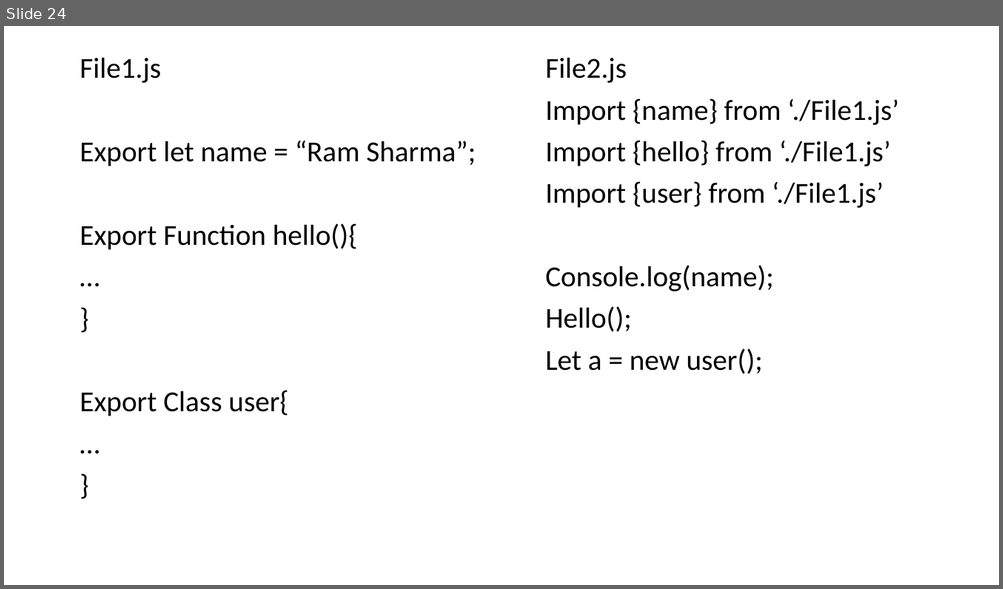
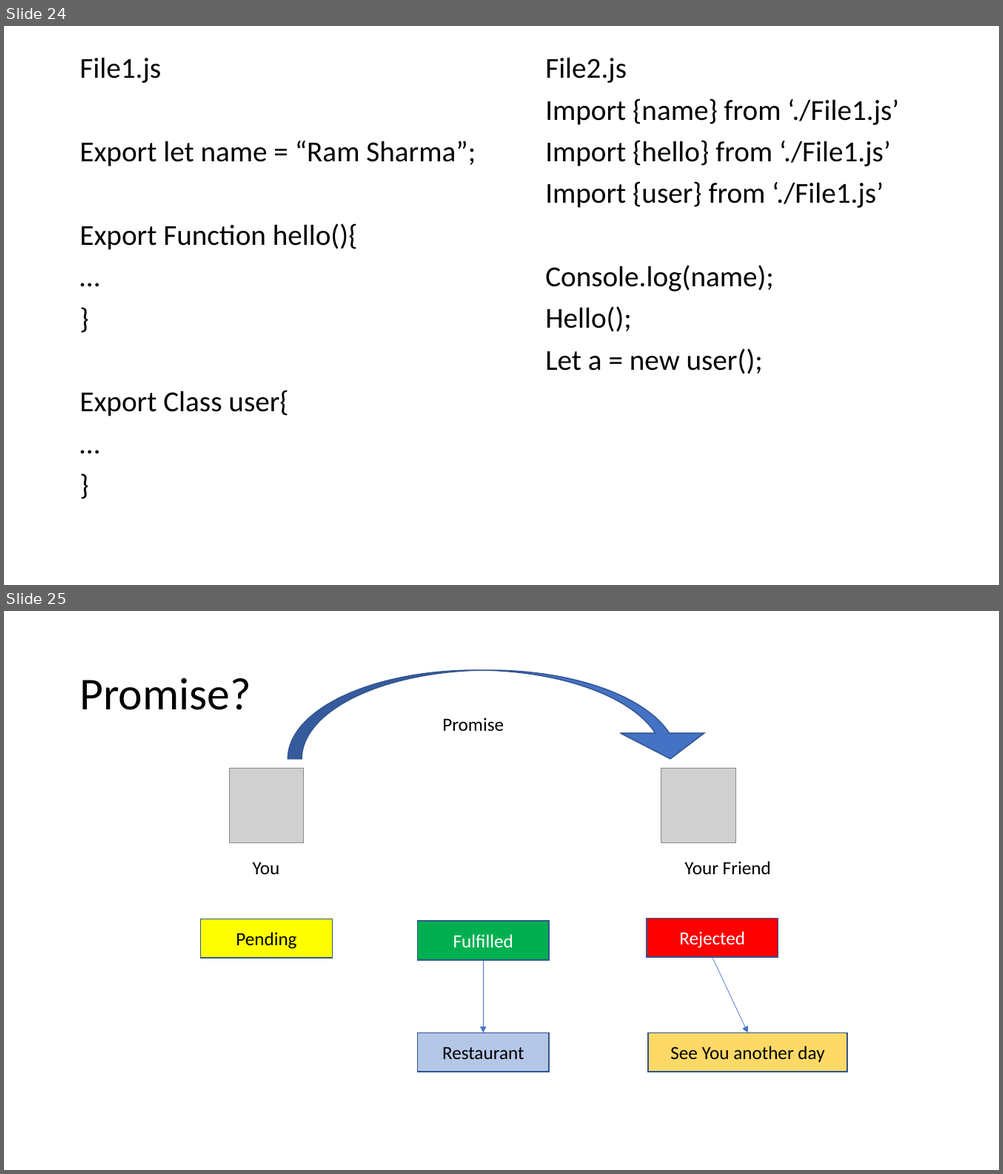
Before and after one commit to PiyushChaturvedii/Batch04, a slide deck: AdvanceJavaScript.pptx. Shown one above the other, each under a label of ours: slide 24 before the commit, slides 24 and 25 after it. The pictures are 1003x589 and 1003x1174 pixels, drawn with LibreOffice and Linux fonts; fonts in the diff are those of the drawing; grey boxes stand for pictures. Boxes give left, top, right and bottom in pixels: in the first picture for what was removed or moved away, otherwise in the second. Text is boxed around its words. In the diff, an @@ line names an element or a change of style, - is before the commit and + after.

```diff
--- a/AdvanceJavaScript.pptx
+++ b/AdvanceJavaScript.pptx
@@ slide 25 added at (4, 611, 999, 1170), background #FFFFFF @@
@@ curved down arrow added at (287, 670, 712, 759), fill #4472C4, outline #325491 1 pt @@
@@ title added at (79, 678, 250, 710), 44 pt, text #000000 @@
+Promise?
@@ text added at (442, 718, 504, 732), 18 pt, text #000000 @@
+Promise
@@ picture added at (229, 769, 304, 843) @@
@@ picture added at (661, 769, 736, 843) @@
@@ text added at (253, 862, 280, 875), 18 pt, text #000000 @@
+You
@@ text added at (684, 861, 771, 875), 18 pt, text #000000 @@
+Your Friend
@@ rectangle added at (201, 919, 333, 958), fill #FFFF00, outline #325491 1 pt, 18 pt, text #000000 @@
+Pending
@@ rectangle added at (418, 921, 549, 960), fill #00B050, outline #325491 1 pt, 18 pt, text #FFFFFF @@
+Fulfilled
@@ rectangle added at (646, 918, 778, 957), fill #FF0000, outline #325491 1 pt, 18 pt, text #FFFFFF @@
+Rejected
@@ arrow added from (483, 960) to (483, 1034), #4472C4 0.5 pt @@
@@ arrow added from (712, 957) to (748, 1034), #4472C4 0.5 pt @@
@@ rectangle added at (418, 1034, 549, 1072), fill #B4C7E7, outline #325491 1 pt, 18 pt, text #000000 @@
+Restaurant
@@ rectangle added at (648, 1034, 847, 1072), fill #FFD966, outline #325491 1 pt, 18 pt, text #000000 @@
+See You another day
```
Also in this commit, not shown: 9 other slides added, 8 other files.
